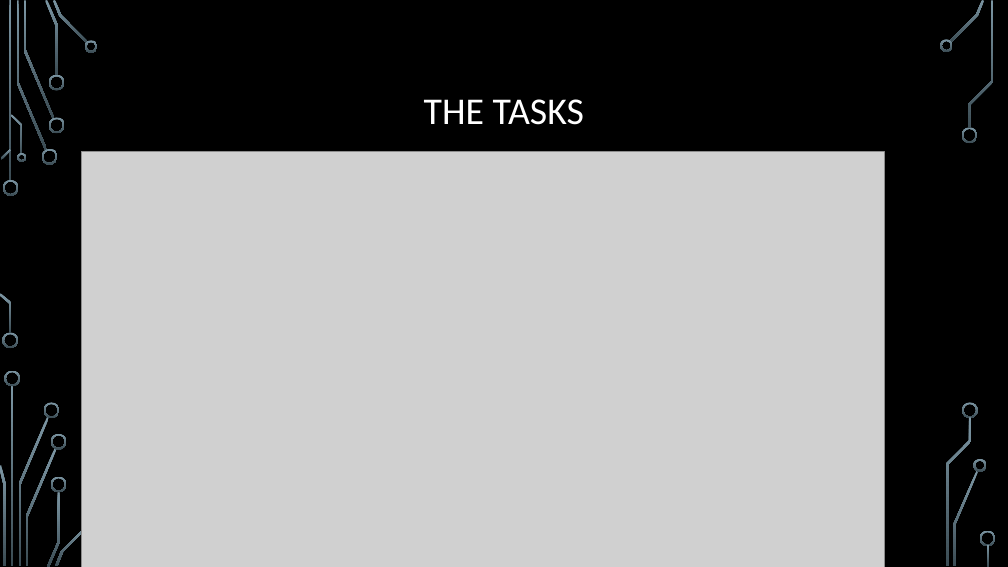
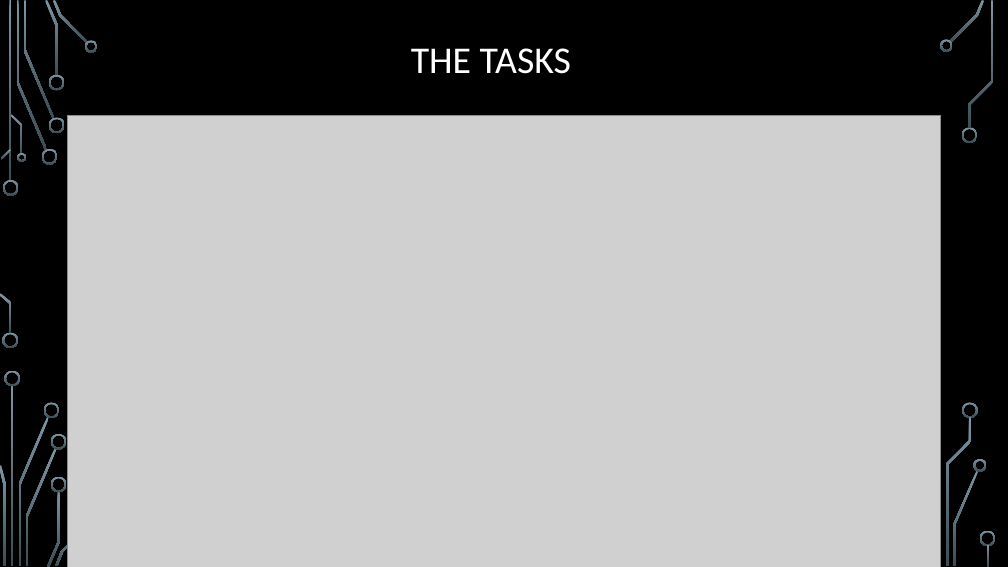
Before and after one commit to dmoradiya/Banking-Application-and-Expenses-Tracker-with-React---C-ASP-.NET-MVC, a slide deck: slide 6 of Planning/Virtual Velocity.pptx. Drawn at 1008x567 pixels with LibreOffice and Linux fonts; fonts in the diff are those of the drawing; grey boxes stand for pictures; background and template pictures are left out. Boxes give left, top, right and bottom in pixels: in the first picture for what was removed or moved away, otherwise in the second. Text is boxed around its words. In the diff, an @@ line names an element or a change of style, - is before the commit and + after.

```diff
--- a/Planning/Virtual Velocity.pptx
+++ b/Planning/Virtual Velocity.pptx
@@ title "THE TASKS": place and size @@
-title "THE TASKS" at (424,99,584,125)
+title "THE TASKS" at (411,48,571,74)
@@ picture: place and size @@
-picture at (82,152,885,567)
+picture at (67,115,941,567)
```
Also in this commit, not shown: 2 other slides changed, 1 other file.
